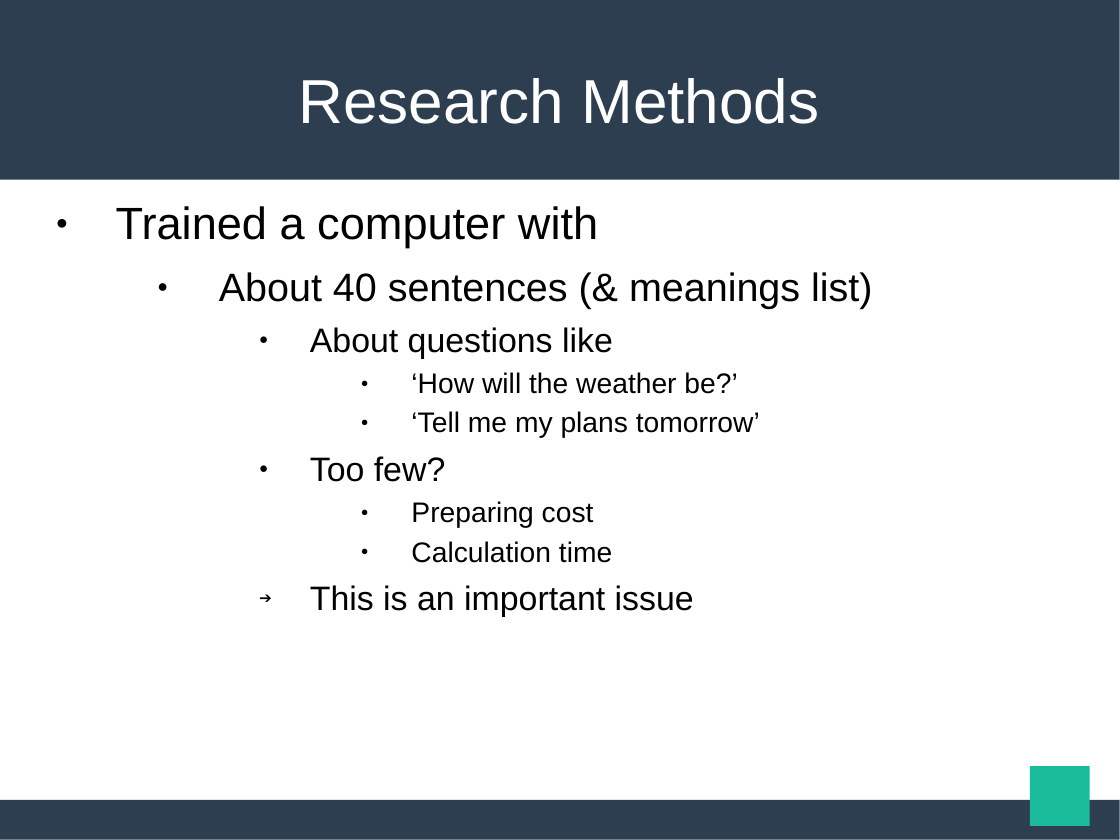
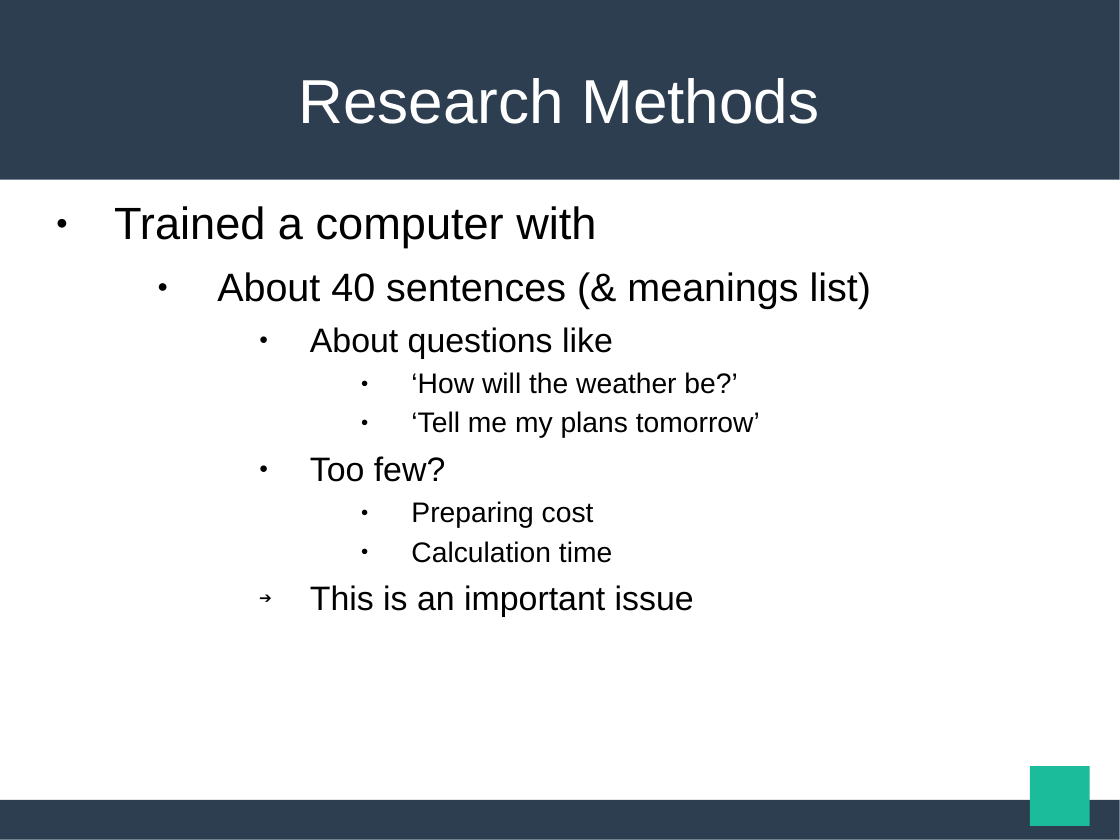
Before and after one commit to maekawatoshiki/neural-machine-translation-demo, a slide deck: slide 19 of NY_slide.ppt. Drawn at 1120x840 pixels with LibreOffice and Linux fonts; fonts in the diff are those of the drawing. Boxes give left, top, right and bottom in pixels: in the first picture for what was removed or moved away, otherwise in the second. Text is boxed around its words. In the diff, an @@ line names an element or a change of style, - is before the commit and + after.

```diff
--- a/NY_slide.ppt
+++ b/NY_slide.ppt
@@ text "Trained a computer with" at (x1=114, y1=206, x2=871, y2=617): indent changed @@
```
Also in this commit, not shown: 20 other slides changed, 2 other files.
